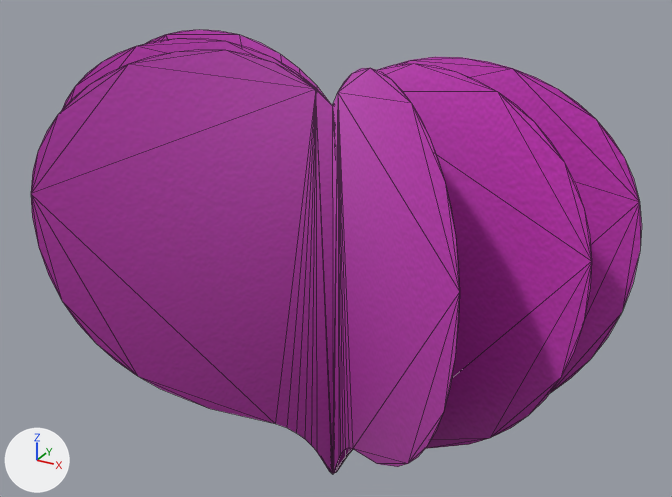
An edit to the glTF model box_ar/heart_obj_b.glb, drawn before and after from the same camera.
Camera for both pictures: a 50 mm lens placed at (0.864, -1.45, 0.752), pointed at (-0.007, 0.134, -0.04). Lighting does not change. The marker at lower left points along +X, +Y and +Z. The older version comes first. Mesh edges are drawn as thin lines. Where no turn or scale is listed for an object, it has been applied to the vertices. Vertices at exactly the same position are counted once.
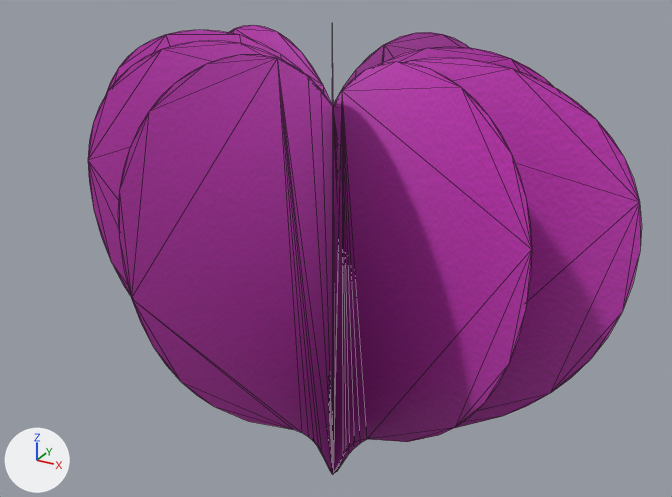
Where the change shows, as pixel boxes (x1, y1, x2, y2) in the pictures (672 x 497 px; the box of a moved part takes in the faces that stretch with it):
'Curve.009', reshaped (9% narrower): before (31, 30, 642, 474); after (88, 25, 642, 474)
part 1 of me_curve_043, added: after (332, 32, 469, 474)
part 2 of me_curve_043, added: after (228, 25, 554, 104)
part 3 of me_curve_043, moved or reshaped: before (31, 38, 592, 474); after (88, 40, 532, 474)
part 4 of me_curve_043, surface changed: before (31, 66, 125, 242); after (122, 90, 174, 344)

The change, as a diff of the scene's bpy script:
```diff
--- a/box_ar/heart_obj_b.glb.py
+++ b/box_ar/heart_obj_b.glb.py
@@ me_curve_043 @@
 # used by ob_curve_009; location = (0.0, 0.0, 0.0)
-me_curve_043.from_pydata(...)  # 213 vertices, 210 faces; spans x -0.611..0.611, y -0.287..0.106, z -0.602..0.398
+me_curve_043.from_pydata(...)  # 355 vertices, 350 faces; spans x -0.611..0.611, y -0.287..0.5, z -0.602..0.398
+# me_curve_043 part 1: the loose piece of 71 vertices spanning x -0.575..0.575, y -0.084..0.106, z -0.602..0.398 is copied, and the copy is scaled about its middle by (-0.383, -2.07, 1), then moved by (0.0, 0.293, 0.0); it spans x -0.22..0.22, y 0.107..0.5, z -0.602..0.398
+# me_curve_043 part 2: the loose piece of 71 vertices spanning x -0.575..0.575, y -0.084..0.106, z -0.602..0.398 is copied, and the copy is scaled about its middle by (-0.829, -1, 1), then moved by (0.0, 0.191, 0.0); it spans x -0.477..0.477, y 0.107..0.297, z -0.602..0.398
+# me_curve_043 part 3
+# 9 vertices are removed from x -0.408..-0.024, y -0.265..0.084, z -0.532..0.311
+# 23 faces are deleted
+# 3 vertices in x 0.571..0.575, y -0.084..-0.083, z 0.033..0.143 move by (-0.098, 0.0, 0.0)
+# 3 vertices in x -0.575..-0.571, y -0.084..-0.083, z 0.033..0.143 move by (0.098, 0.0, 0.0)
+# 121 vertices move from x -0.563..0.563, y -0.287..0.103, z -0.593..0.398 to x -0.467..0.467, y -0.287..0.103, z -0.593..0.398
+# 9 vertices are added at x -0.173..-0.012, y -0.204..0.084, z -0.532..0.383
+# 23 new faces join them
+# me_curve_043 part 4: 12 kept faces spanning x -0.22..-0.095, y -0.287..-0.064, z -0.139..0.398 get new texture (UV) coordinates
 me_curve_043.materials.append(mat_マテリアル_003)
```
